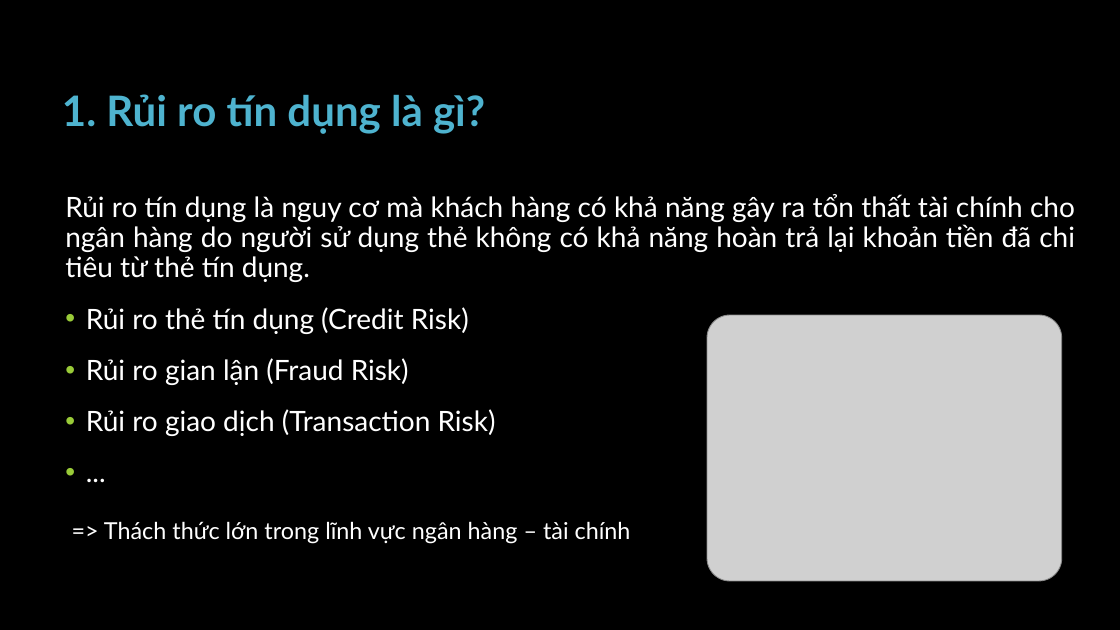
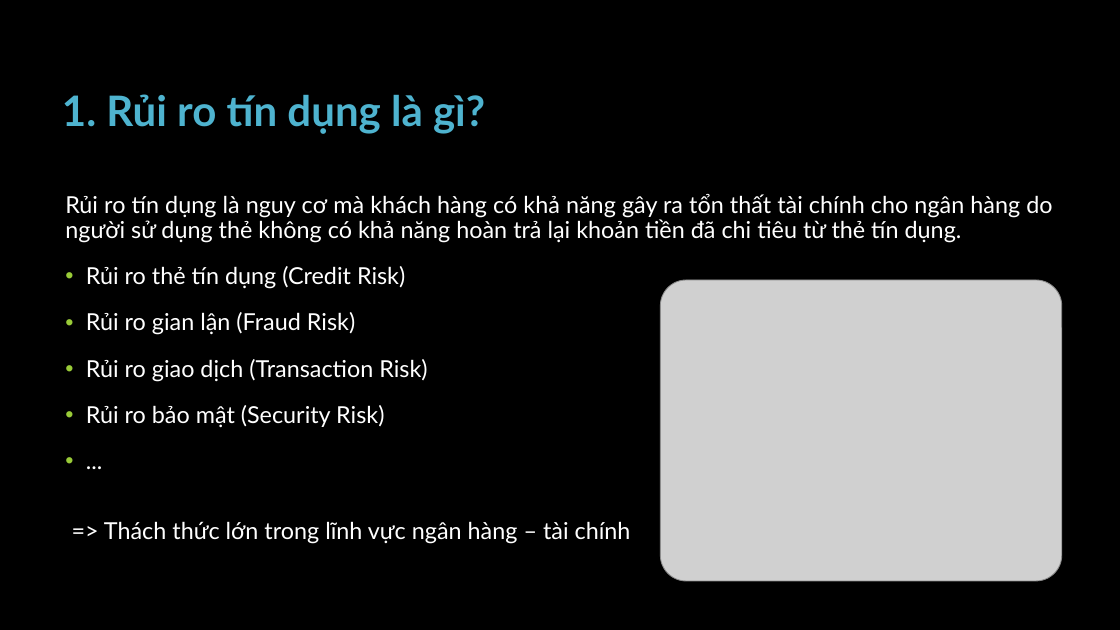
Before and after one commit to pisceskibo/CreditCardApprovalPrediction, a slide deck: slide 4 of references/ApplicationOfEnsembleLearningInBankCreditCardRiskModeling.pptx. Drawn at 1120x630 pixels with LibreOffice and Linux fonts; fonts in the diff are those of the drawing; grey boxes stand for pictures; background and template pictures are left out. Boxes give left, top, right and bottom in pixels: in the first picture for what was removed or moved away, otherwise in the second. Text is boxed around its words. In the diff, an @@ line names an element or a change of style, - is before the commit and + after.

```diff
--- a/references/ApplicationOfEnsembleLearningInBankCreditCardRiskModeling.pptx
+++ b/references/ApplicationOfEnsembleLearningInBankCreditCardRiskModeling.pptx
@@ text at (65,194,1052,382): size 24 to 20 pt @@
@@ picture: place and size @@
-picture at (707,315,1061,581)
+picture at (660,280,1062,581)
@@ text at (86,405,384,427): paragraph added @@
+• Rủi ro bảo mật (Security Risk)
```
Also in this commit, not shown: 18 other slides changed, 1 slide added.
